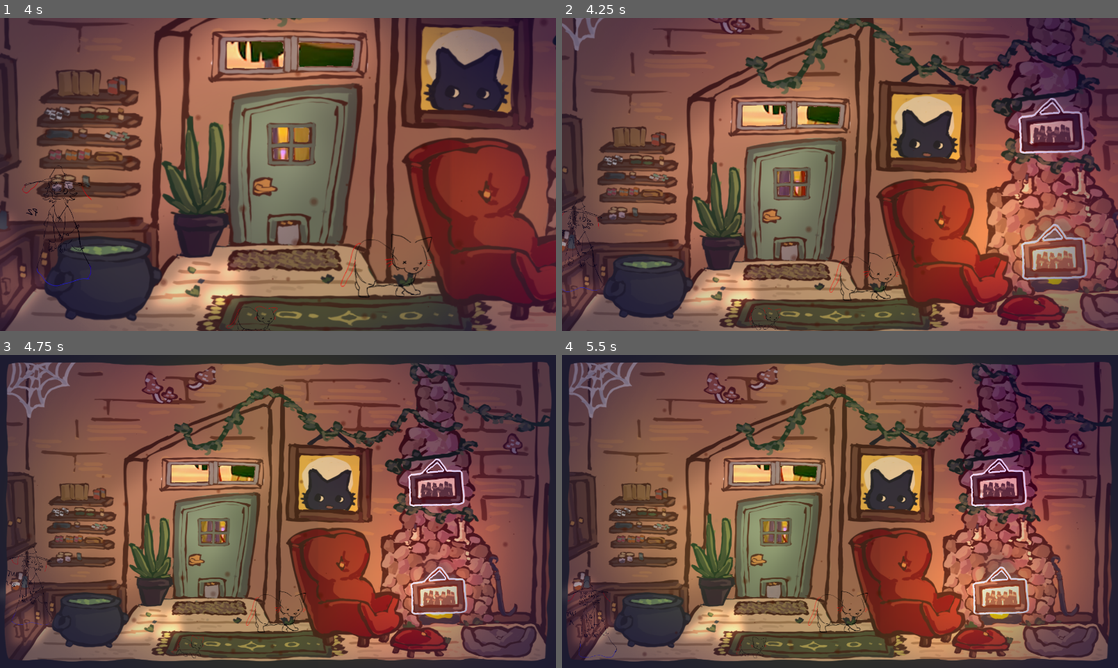
Above: before the commit, frames 1-4 (two rows, left to right).
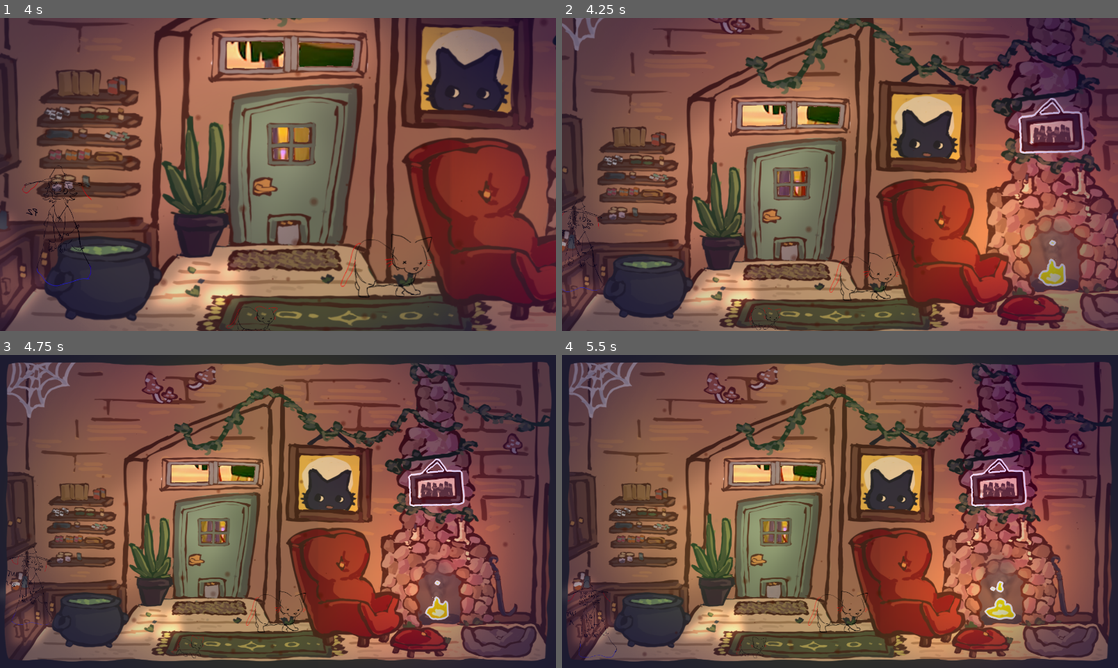
Above: after the commit, the same moments.

Repository: Mapachana/GlobalGameJam25
Game: Godot game, scene res://Scenes/Main.tscn
Two runs of this game, one before a commit and one after it. Both use one fixed random seed, a clock stepped at 60 frames per second and the inputs below. Sound files missing from this copy of the repository are replaced by a short silence.
Inputs:
- Up to frame 1 (4 s): tap E at 0.5, 1.25 s; hold Right (ui_right) 0.53-1.28 s; tap Enter (ui_accept) at 0.77, 1.52, 3.02, 3.77 s; hold Down (ui_down) 1.28-2.03 s; hold Right (ui_right) 2.03-2.78 s; hold Up (ui_up) 2.78-3.53 s; hold Left (ui_left) from 3.53 s (still down)
- Up to frame 2 (4.25 s): keep holding Left (ui_left)
- Up to frame 3 (4.75 s): keep holding Left (ui_left); tap Enter (ui_accept) at 4.52 s
- Up to frame 4 (5.5 s): release Left (ui_left) at 5.03 s; hold Down (ui_down) from 5.03 s (still down)

Frame 1 is identical in both runs. In frame 2, 1.3% of the frame differs, in the area x 82-95%, y 65-86%; in frame 3, 1.0%; in frame 4, 1.1%.

Commit message:
mas cosas

Diff:
--- a/ggj2025/Scenes/Main.gd
+++ b/ggj2025/Scenes/Main.gd
@@ -90,6 +90,7 @@
 			animacionE1.play("estrofa")
 			$Obj1.desaparecer()
 			$Obj2.desaparecer()
+			$Salon/humo.queue_free()
 			await get_tree().create_timer(DURACION_ESTROFA).timeout  #espera a que termine la estrofa
 			pj.can_move = true
 			begin_game_1()
@@ -98,6 +99,7 @@
 			animacionE2.play("estrofa")
 			$Obj1.desaparecer()
 			$Obj2.desaparecer()
+			$Salon/humo.queue_free()
 			print("He hecho play de 2")
 			await get_tree().create_timer(DURACION_ESTROFA).timeout  #espera a que termine la estrofa
 			pj.can_move = true
--- a/ggj2025/Scenes/Main.tscn
+++ b/ggj2025/Scenes/Main.tscn
@@ -22,6 +22,7 @@
 [ext_resource type="Texture2D" uid="uid://6x5xjg8wkvsw" path="res://Images/cosas salon/fuego animacion/fuego 4.png" id="10_tfqec"]
 [ext_resource type="Texture2D" uid="uid://c70njrpj2p2vw" path="res://Images/pj IDLE/idle0006.png" id="11_w25dd"]
 [ext_resource type="Texture2D" uid="uid://drnpgi7pmcc42" path="res://Images/cocina/cocina fondo.png" id="12_63q05"]
+[ext_resource type="PackedScene" uid="uid://du4yd8papaddt" path="res://Scenes/Objeto_anim.tscn" id="12_rexyk"]
 [ext_resource type="Texture2D" uid="uid://dttyofobqp1p3" path="res://Images/pj IDLE/idle0007.png" id="12_y5rp1"]
 [ext_resource type="Texture2D" uid="uid://cxr2ra5au8o6g" path="res://Images/pj IDLE/idle0008.png" id="13_1u73p"]
 [ext_resource type="Texture2D" uid="uid://dd2kr3ghadcmh" path="res://Images/cocina/marco cocina (1).png" id="13_i8347"]
@@ -437,7 +438,7 @@
 scale = Vector2(0.996542, 1)
 texture = ExtResource("5_0lyv4")
 
-[node name="CPUParticles2D" type="CPUParticles2D" parent="Salon"]
+[node name="humo" type="CPUParticles2D" parent="Salon"]
 position = Vector2(410.077, 222)
 amount = 40
 lifetime = 10.0
@@ -461,6 +462,7 @@
 texture = ExtResource("4_dy0fd")
 
 [node name="AnimatedSprite2D" type="AnimatedSprite2D" parent="Salon"]
+visible = false
 position = Vector2(412.07, 223)
 sprite_frames = SubResource("SpriteFrames_5rmxy")
 autoplay = "default"
@@ -515,10 +517,8 @@
 cancion = "explotar.mp3"
 anim = 1
 
-[node name="Obj2" parent="." instance=ExtResource("8_nq87s")]
-position = Vector2(1134, 610)
-tipo = 1
-imagen = ExtResource("6_p13jp")
+[node name="Obj2" parent="." instance=ExtResource("12_rexyk")]
+position = Vector2(1136, 628)
 anim = 2
 
 [node name="Obj3" parent="." instance=ExtResource("8_nq87s")]
--- /dev/null
+++ b/ggj2025/Scenes/Objeto_anim.tscn
@@ -0,0 +1,101 @@
+[gd_scene load_steps=17 format=3 uid="uid://du4yd8papaddt"]
+
+[ext_resource type="Script" path="res://Scenes/objeto.gd" id="1_k1jpy"]
+[ext_resource type="Shader" path="res://Shaders/Objeto.gdshader" id="2_8b060"]
+[ext_resource type="Texture2D" uid="uid://ctg3m3wjs3nwm" path="res://Images/cosas salon/cuadro.png" id="3_gy465"]
+[ext_resource type="AudioStream" uid="uid://c1d20tty70573" path="res://Music/prueba/explotar.mp3" id="4_hk3r4"]
+[ext_resource type="AudioStream" uid="uid://de8rrltkgelqd" path="res://Music/prueba/risa1.mp3" id="5_2ivxs"]
+[ext_resource type="AudioStream" uid="uid://pn17tml2vq4x" path="res://Music/prueba/risa2.mp3" id="6_nx8dc"]
+[ext_resource type="Texture2D" uid="uid://dspvcvriqgq6r" path="res://Images/cosas salon/fuego animacion/fuego 1.png" id="7_w6aie"]
+[ext_resource type="Texture2D" uid="uid://c16pexaqg3j8a" path="res://Images/cosas salon/fuego animacion/fuego 2.png" id="8_omxga"]
+[ext_resource type="Texture2D" uid="uid://30ds5amj75rs" path="res://Images/cosas salon/fuego animacion/fuego 3.png" id="9_kk0pp"]
+[ext_resource type="Texture2D" uid="uid://6x5xjg8wkvsw" path="res://Images/cosas salon/fuego animacion/fuego 4.png" id="10_p60ri"]
+
+[sub_resource type="CircleShape2D" id="CircleShape2D_1j233"]
+radius = 40.0
+
+[sub_resource type="ShaderMaterial" id="ShaderMaterial_6slwi"]
+shader = ExtResource("2_8b060")
+shader_parameter/aura_width = 2.0
+shader_parameter/aura_color = Color(1, 1, 1, 1)
+
+[sub_resource type="AudioStreamPlaylist" id="AudioStreamPlaylist_02yk6"]
+loop = false
+stream_count = 3
+stream_0 = ExtResource("4_hk3r4")
+stream_1 = ExtResource("5_2ivxs")
+stream_2 = ExtResource("6_nx8dc")
+
+[sub_resource type="Gradient" id="Gradient_78mab"]
+offsets = PackedFloat32Array(0, 0.0266667, 1)
+colors = PackedColorArray(0.220588, 0.220588, 0.220588, 1, 0.833439, 0.679624, 0.389241, 1, 1, 1, 1, 1)
+
+[sub_resource type="ShaderMaterial" id="ShaderMaterial_im54n"]
+shader = ExtResource("2_8b060")
+shader_parameter/aura_width = 2.0
+shader_parameter/aura_color = Color(1, 1, 1, 1)
+
+[sub_resource type="SpriteFrames" id="SpriteFrames_7ap2x"]
+animations = [{
+"frames": [{
+"duration": 1.0,
+"texture": ExtResource("7_w6aie")
+}, {
+"duration": 1.0,
+"texture": ExtResource("8_omxga")
+}, {
+"duration": 1.0,
+"texture": ExtResource("9_kk0pp")
+}, {
+"duration": 1.0,
+"texture": ExtResource("10_p60ri")
+}],
+"loop": true,
+"name": &"default",
+"speed": 9.0
+}]
+
+[node name="Area2D" type="Area2D"]
+script = ExtResource("1_k1jpy")
+
+[node name="CollisionShape2D" type="CollisionShape2D" parent="."]
+position = Vector2(0.5, 0)
+scale = Vector2(3, 3)
+shape = SubResource("CircleShape2D_1j233")
+
+[node name="Sprite2D" type="Sprite2D" parent="."]
+visible = false
+material = SubResource("ShaderMaterial_6slwi")
+texture = ExtResource("3_gy465")
+
+[node name="AudioStreamPlayer" type="AudioStreamPlayer" parent="."]
+stream = SubResource("AudioStreamPlaylist_02yk6")
+playback_type = 1
+
+[node name="CPUParticles2D" type="CPUParticles2D" parent="."]
+amount = 5
+lifetime = 2.0
+explosiveness = 0.16
+randomness = 0.15
+emission_shape = 1
+emission_sphere_radius = 8.0
+direction = Vector2(0, 0)
+spread = 180.0
+gravity = Vector2(0, 0)
+initial_velocity_min = 5.0
+initial_velocity_max = 8.0
+angle_max = 90.0
+scale_amount_min = 0.5
+color = Color(1, 1, 0.705882, 1)
+color_ramp = SubResource("Gradient_78mab")
+
+[node name="AnimatedSprite2D" type="AnimatedSprite2D" parent="."]
+material = SubResource("ShaderMaterial_im54n")
+sprite_frames = SubResource("SpriteFrames_7ap2x")
+autoplay = "default"
+frame = 1
+frame_progress = 0.822752
+
+[connection signal="body_entered" from="." to="." method="_on_body_entered"]
+[connection signal="body_exited" from="." to="." method="_on_body_exited"]
+[connection signal="finished" from="AudioStreamPlayer" to="." method="_on_audio_stream_player_finished"]
Not shown: 2 places in ggj2025/Scenes/Main.tscn that only renumber resources
Not shown: 1 places in ggj2025/Scenes/MainAuxiliar.tscn that only renumber resources
